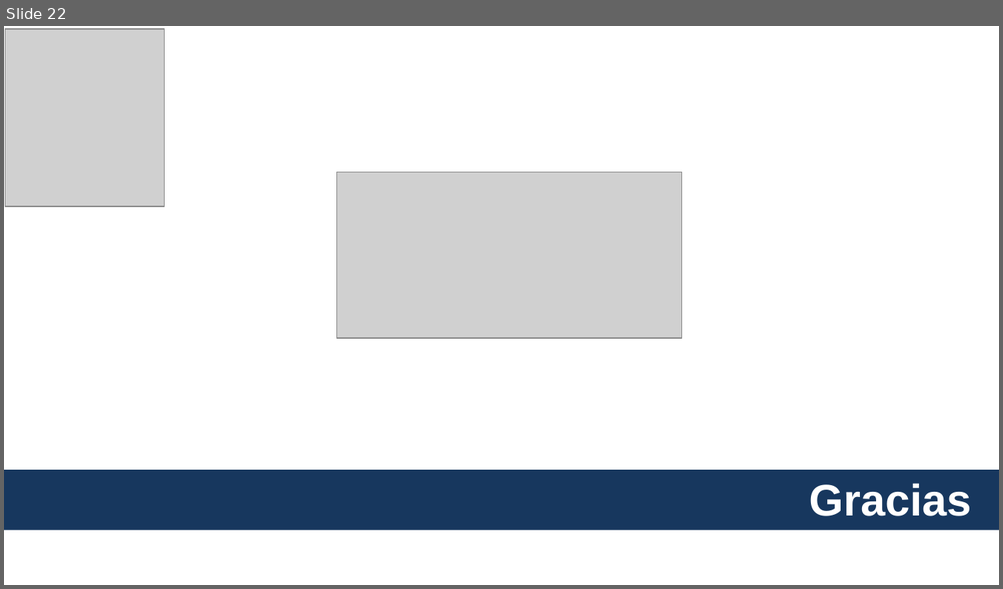
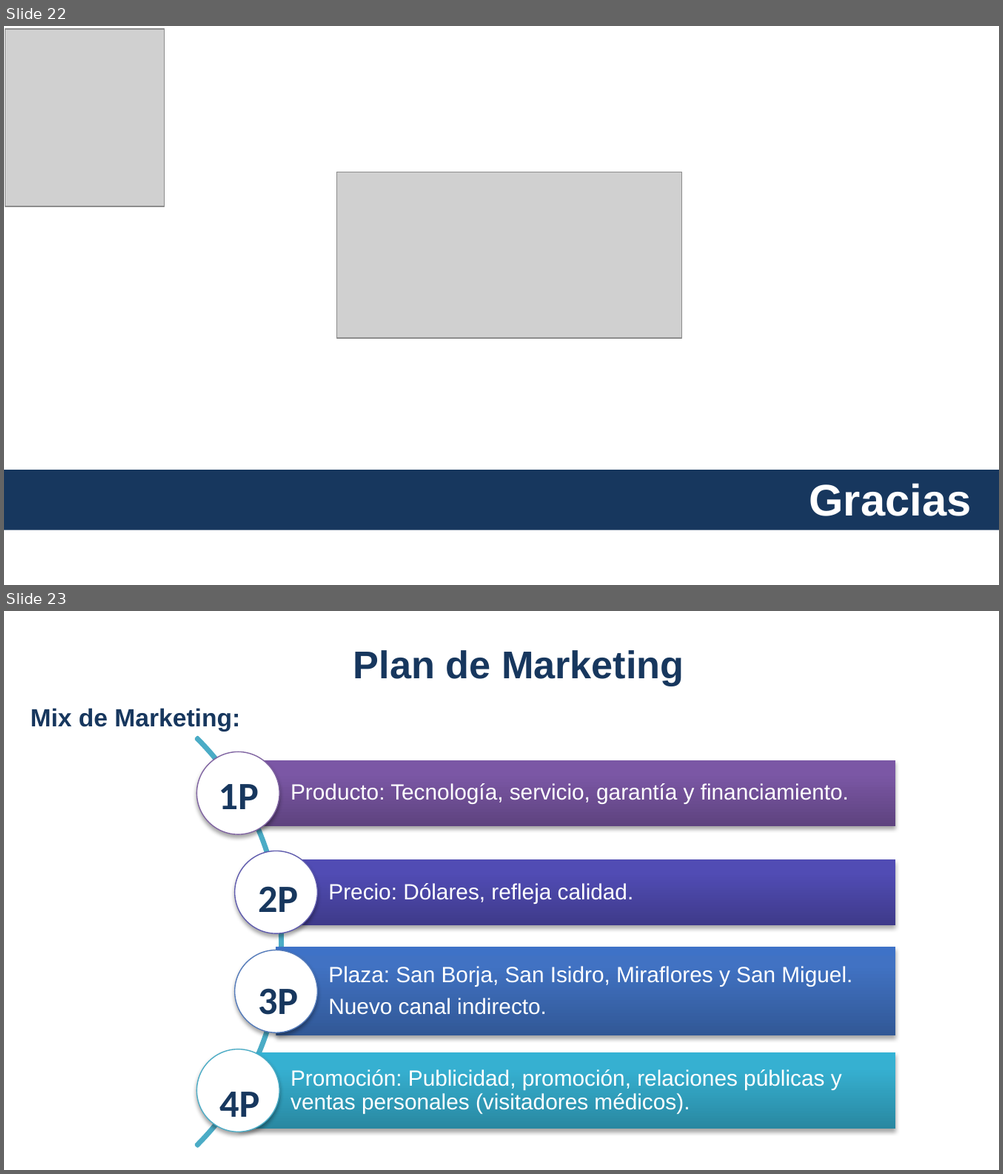
Before and after one commit to dmontjoy/starkey, a slide deck: PresentaciónStarkey.pptx. Shown one above the other, each under a label of ours: slide 22 before the commit, slides 22 and 23 after it. The pictures are 1003x589 and 1003x1174 pixels, drawn with LibreOffice and Linux fonts; fonts in the diff are those of the drawing; grey boxes stand for pictures; background and template pictures are left out. Boxes give left, top, right and bottom in pixels: in the first picture for what was removed or moved away, otherwise in the second. Text is boxed around its words. In the diff, an @@ line names an element or a change of style, - is before the commit and + after.

```diff
--- a/PresentaciónStarkey.pptx
+++ b/PresentaciónStarkey.pptx
@@ slide 23 added at <box>4,611,999,1170</box>, background #FFFFFF @@
@@ text added at <box>353,650,684,686</box>, 28 pt, text #17375E, bold @@
+Plan de Marketing
@@ text added at <box>31,708,240,731</box>, 18 pt, text #17375E, bold @@
+Mix de Marketing:
@@ text added at <box>219,784,259,809</box>, 28 pt, text #17375E, bold @@
+1P
@@ text added at <box>258,886,298,912</box>, 28 pt, text #17375E, bold @@
+2P
@@ text added at <box>258,988,298,1015</box>, 28 pt, text #17375E, bold @@
+3P
@@ group added at <box>4,652,894,1170</box>: 4 rectangles, 4 texts, 4 ellipses, 1 arch (boxed as its full ring) @@
+Producto: Tecnología, servicio, garantía y financiamiento.
+Precio: Dólares, refleja calidad.
+Plaza: San Borja, San Isidro, Miraflores y San Miguel.
+Nuevo canal indirecto.
+Promoción: Publicidad, promoción, relaciones públicas y ventas personales (visitadores médicos).
@@ text added at <box>219,1092,259,1127</box>, 28 pt, text #17375E, bold @@
+4P
```
Also in this commit, not shown: 6 other slides added, 22 other files.
